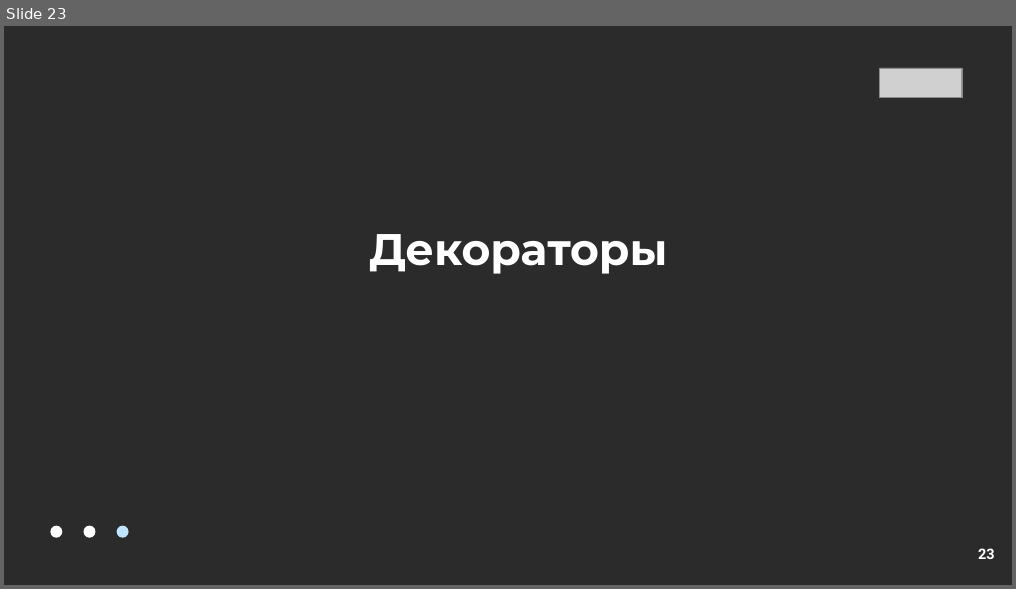
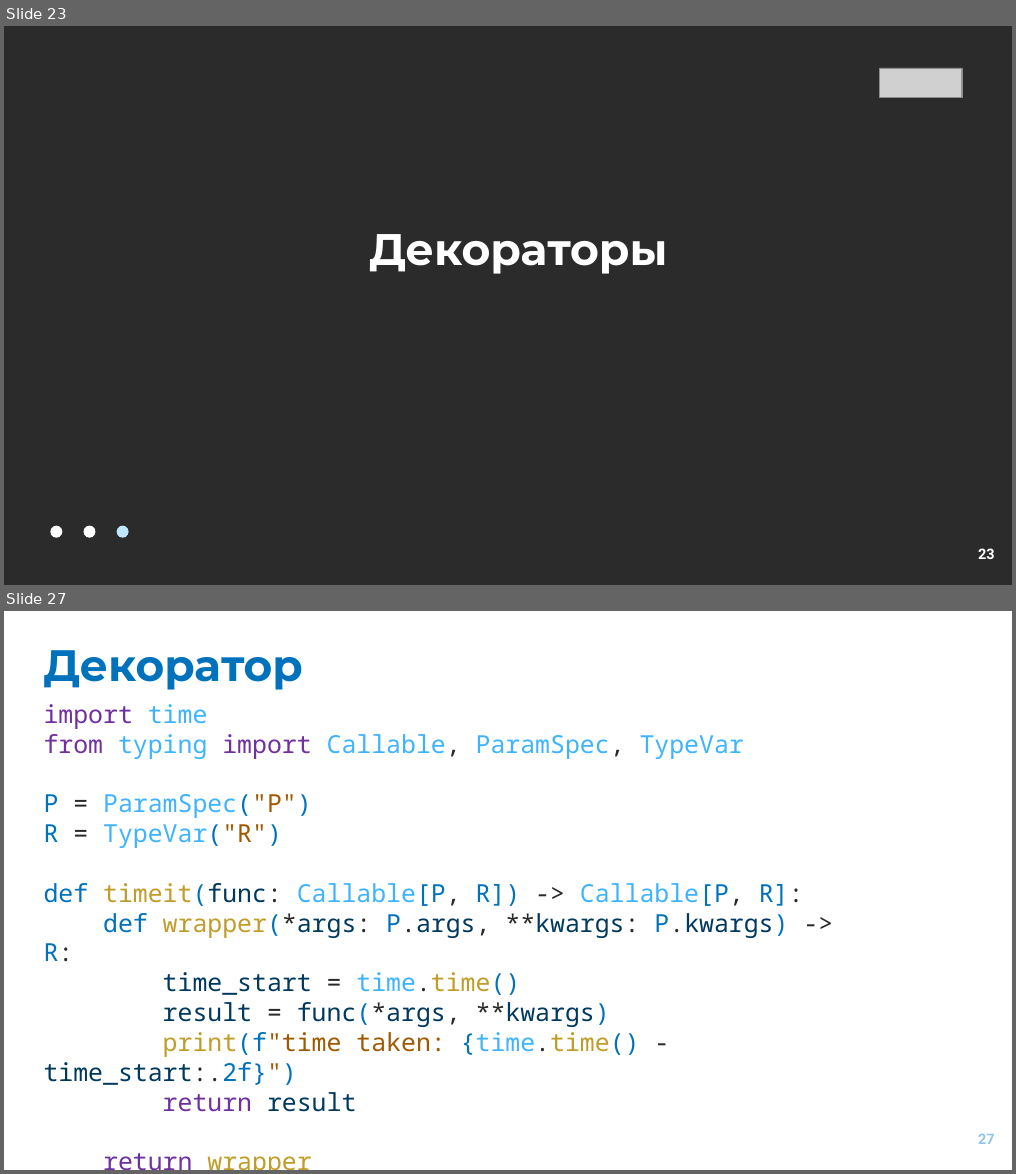
Before and after one commit to EvgrafovMichail/python_mipt_dafe, a slide deck: lessons/sem01/lesson08/decorators.pptx. Shown one above the other, each under a label of ours: slide 23 before the commit, slides 23 and 27 after it; the slides between them are not shown. The pictures are 1016x589 and 1016x1174 pixels, drawn with LibreOffice and Linux fonts; fonts in the diff are those of the drawing; grey boxes stand for pictures; background and template pictures are left out; a plain dark background stands for a picture behind light text. Boxes give left, top, right and bottom in pixels: in the first picture for what was removed or moved away, otherwise in the second. Text is boxed around its words. In the diff, an @@ line names an element or a change of style, - is before the commit and + after.

```diff
--- a/lessons/sem01/lesson08/decorators.pptx
+++ b/lessons/sem01/lesson08/decorators.pptx
@@ slide 27 added at bbox=[4, 611, 1012, 1170], background #FFFFFF @@
@@ title added at bbox=[44, 650, 303, 690], 85 pt, text #0072BC, bold @@
+Декоратор
@@ text added at bbox=[44, 704, 804, 1112], 48 pt, text #3EB3FF @@
+import time
+from typing import Callable, ParamSpec, TypeVar
+P = ParamSpec("P")
+R = TypeVar("R")
+def timeit(func: Callable[P, R]) -> Callable[P, R]:
+def wrapper(*args: P.args, **kwargs: P.kwargs) -> R:
+time_start = time.time()
+result = func(*args, **kwargs)
+print(f"time taken: {time.time() - time_start:.2f}")
+return result
+return wrapper
@@ page number added at bbox=[978, 1133, 995, 1144], 28 pt, text #92C5EB, bold @@
+27
```
Also in this commit, not shown: 6 slides changed, 15 other slides added, 6 slides removed.
